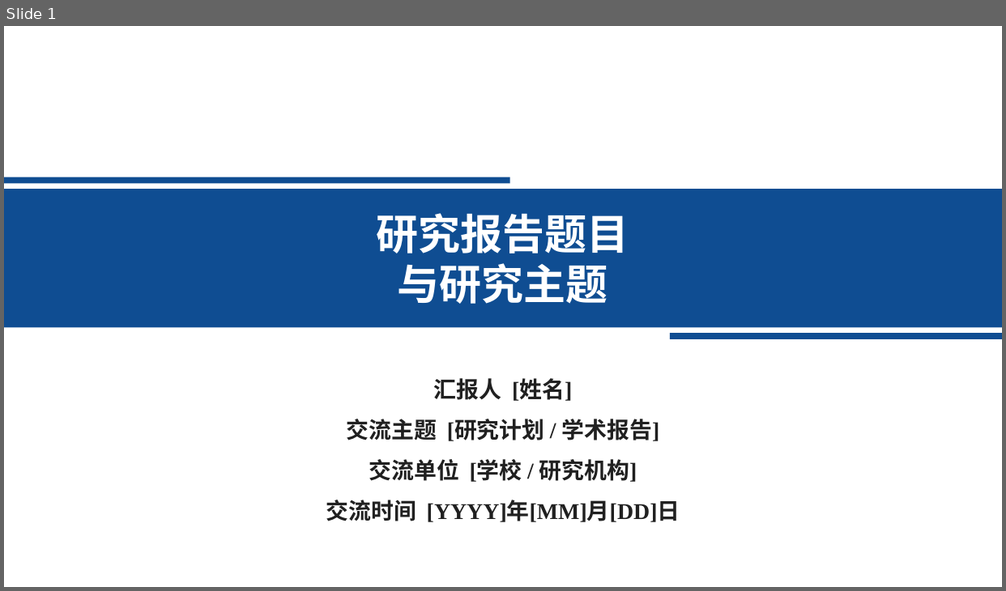
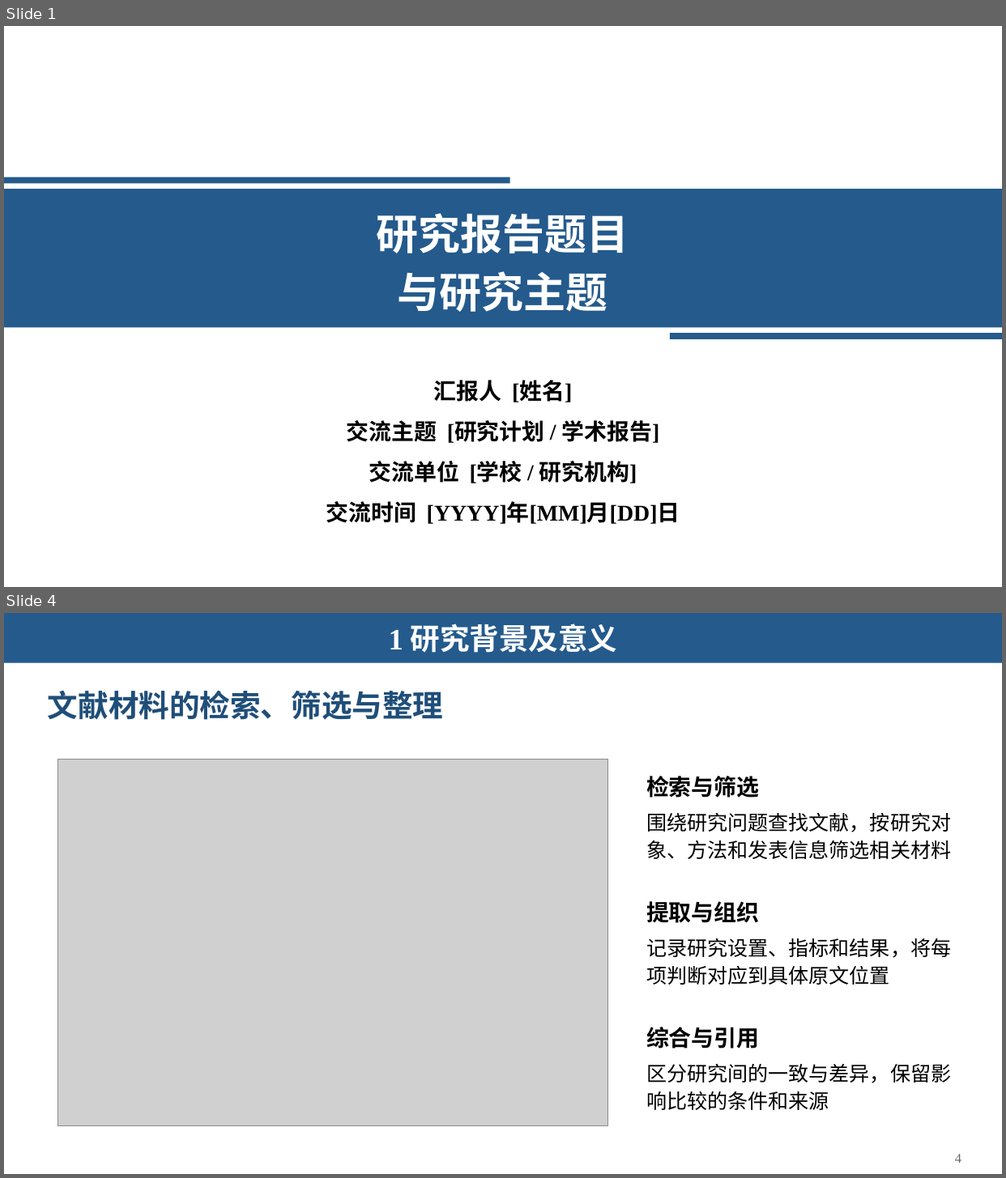
Before and after one commit to Starxy/skills, a slide deck: skills/ppt-craft/assets/academic-blue-template.pptx. Shown one above the other, each under a label of ours: slide 1 before the commit, slides 1 and 4 after it; the slides between them are not shown. The pictures are 1006x591 and 1006x1178 pixels, drawn with LibreOffice and Linux fonts; fonts in the diff are those of the drawing; grey boxes stand for pictures. Boxes give left, top, right and bottom in pixels: in the first picture for what was removed or moved away, otherwise in the second. Text is boxed around its words. In the diff, an @@ line names an element or a change of style, - is before the commit and + after.

Commit message:
feat(ppt-craft): 采用新版学术蓝配色与图文风格

```diff
--- a/skills/ppt-craft/assets/academic-blue-template.pptx
+++ b/skills/ppt-craft/assets/academic-blue-template.pptx
@@ slide 4 added at (4, 613, 1002, 1174), background #FFFFFF @@
@@ rectangle added at (4, 613, 1002, 663), fill #245A8C @@
@@ text added at (389, 624, 618, 653), 28.5 pt, text #FFFFFF, bold @@
+1 研究背景及意义
@@ title added at (48, 691, 443, 720), 29.2 pt, text #1F4E79, bold @@
+文献材料的检索、筛选与整理
@@ picture added at (58, 760, 607, 1127) @@
@@ text added at (646, 776, 759, 798), 21.8 pt, text #000000, bold @@
+检索与筛选
@@ text added at (646, 813, 951, 859), 19.5 pt, text #000000 @@
+围绕研究问题查找文献，按研究对象、方法和发表信息筛选相关材料
@@ text added at (646, 901, 759, 923), 21.8 pt, text #000000, bold @@
+提取与组织
@@ text added at (646, 939, 951, 985), 19.5 pt, text #000000 @@
+记录研究设置、指标和结果，将每项判断对应到具体原文位置
@@ text added at (646, 1027, 759, 1049), 21.8 pt, text #000000, bold @@
+综合与引用
@@ text added at (646, 1064, 951, 1110), 19.5 pt, text #000000 @@
+区分研究间的一致与差异，保留影响比较的条件和来源
@@ text added at (955, 1154, 961, 1163), 12.8 pt, text #666666 @@
+4
@@ slide 1 changed as well @@
@@ text "研究报告题目" at (377, 213, 629, 312): line spacing 1 to 1.15 @@
@@ fill #0F4D92 to #245A8C in 3 elements at (4, 189, 1002, 327), (4, 177, 510, 183), (671, 333, 1002, 339) @@
@@ text colour #202020 to #000000; line spacing 1 to 1.15; vertical alignment middle to top in 4 elements at (434, 380, 572, 403), (347, 420, 660, 443), (369, 461, 637, 484), (326, 501, 680, 524) @@
```
Also in this commit, not shown: 14 other slides changed, 1 slide removed, 5 other files.
